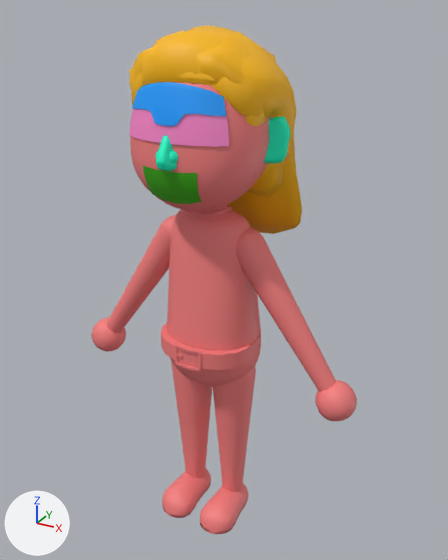
The glTF model entities/character/animations/character_swing_anim.glb, before and after one commit.
Both versions are drawn from a camera (50 mm lens) standing at (0.84, -1.439, 1.596) and looking at (0.007, 0.075, 0.839). Every picture has the same lights, and +X, +Y and +Z are marked at lower left. Where no turn or scale is listed for an object, it has been applied to the vertices.
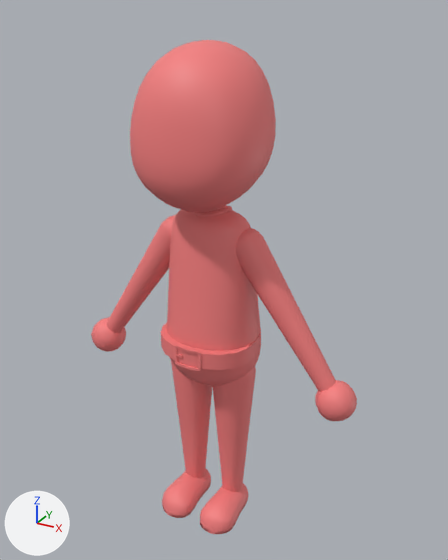
What differs and where, as boxes (x1, y1, x2, y2) in the pictures (448 x 560 px):
'LongishHair', deleted
    before: (129, 44, 302, 234)
'PreppyHair', deleted
    before: (142, 25, 275, 178)
'CharlieHair', deleted
    before: (129, 34, 291, 197)
'EyebrowPlane', deleted (blue)
    before: (132, 82, 226, 126)
'EyesPlane', deleted (pink)
    before: (129, 108, 229, 147)
'MouthPlane', deleted (green)
    before: (143, 166, 201, 204)
'PonyTail', deleted
    before: (162, 31, 276, 63)
'NoseShape1', deleted
    before: (156, 135, 174, 171)
'EarsV3', deleted
    before: (264, 120, 283, 163)
'EarsV4', deleted
    before: (266, 120, 279, 156)
'BuzzCut', deleted
    before: (178, 72, 216, 81)
'CombOver', deleted
    before: (245, 111, 274, 126)
'EarsV5', deleted
    before: (270, 118, 290, 149)
'EarsV2', deleted
    before: (272, 116, 288, 133)
'EarsV1', deleted
    before: (271, 143, 289, 164)
'NoseShape2', deleted
    before: (155, 150, 178, 163)
'NoseScape4', deleted
    before: (170, 162, 177, 169)
'NoseShape3', deleted
    before: (157, 166, 169, 170)
'Head', unchanged, uncovered by the edit
    before: (130, 82, 272, 212)
    after: (130, 40, 276, 212)

What changed in the scene script:
```text
Remove ob_earsv1:
    ob_earsv1 = bpy.data.objects.new('EarsV1', me_earsv1)
    ob_earsv1.location = (0.0, 0.0, 0.0)
Remove ob_earsv2:
    ob_earsv2 = bpy.data.objects.new('EarsV2', me_earsv2)
    ob_earsv2.location = (0.0, 0.0, 0.0)
Remove ob_earsv3:
    ob_earsv3 = bpy.data.objects.new('EarsV3', me_earsv3)
    ob_earsv3.location = (0.0, 0.0, 0.0)
Remove ob_earsv4:
    ob_earsv4 = bpy.data.objects.new('EarsV4', me_earsv4)
    ob_earsv4.location = (0.0, 0.0, 0.0)
Remove ob_earsv5:
    ob_earsv5 = bpy.data.objects.new('EarsV5', me_earsv5)
    ob_earsv5.location = (0.0, 0.0, 0.0)
Remove ob_nosescape4:
    ob_nosescape4 = bpy.data.objects.new('NoseScape4', me_nosescape4)
    ob_nosescape4.location = (0.0, 0.0, 0.0)
Remove ob_noseshape1:
    ob_noseshape1 = bpy.data.objects.new('NoseShape1', me_noseshape1)
    ob_noseshape1.location = (0.0, 0.0, 0.0)
Remove ob_noseshape2:
    ob_noseshape2 = bpy.data.objects.new('NoseShape2', me_noseshape2)
    ob_noseshape2.location = (0.0, 0.0, 0.0)
Remove ob_noseshape3:
    ob_noseshape3 = bpy.data.objects.new('NoseShape3', me_noseshape3)
    ob_noseshape3.location = (0.0, 0.0, 0.0)
Remove ob_buzzcut:
    ob_buzzcut = bpy.data.objects.new('BuzzCut', me_buzzcut)
    ob_buzzcut.location = (0.0, -0.03, 0.337)
Remove ob_charliehair:
    ob_charliehair = bpy.data.objects.new('CharlieHair', me_charliehair)
    ob_charliehair.location = (0.0, 0.0, 0.0)
Remove ob_combover:
    ob_combover = bpy.data.objects.new('CombOver', me_combover)
    ob_combover.location = (0.0, 0.0, 0.0)
Remove ob_longishhair:
    ob_longishhair = bpy.data.objects.new('LongishHair', me_longishhair)
    ob_longishhair.location = (0.0, 0.0, 0.0)
Remove ob_ponytail:
    ob_ponytail = bpy.data.objects.new('PonyTail', me_ponytail)
    ob_ponytail.location = (0.0, 0.0, 0.0)
Remove ob_preppyhair:
    ob_preppyhair = bpy.data.objects.new('PreppyHair', me_preppyhair)
    ob_preppyhair.location = (0.0, 0.0, 0.0)
Remove ob_eyebrowplane:
    ob_eyebrowplane = bpy.data.objects.new('EyebrowPlane', me_eyebrowplane)
    ob_eyebrowplane.location = (0.0, -0.046, 0.226)
Remove ob_eyesplane:
    ob_eyesplane = bpy.data.objects.new('EyesPlane', me_eyesplane)
    ob_eyesplane.location = (0.0, 0.0, 0.0)
Remove ob_mouthplane:
    ob_mouthplane = bpy.data.objects.new('MouthPlane', me_mouthplane)
    ob_mouthplane.location = (0.0, 0.0, 0.0)
```
